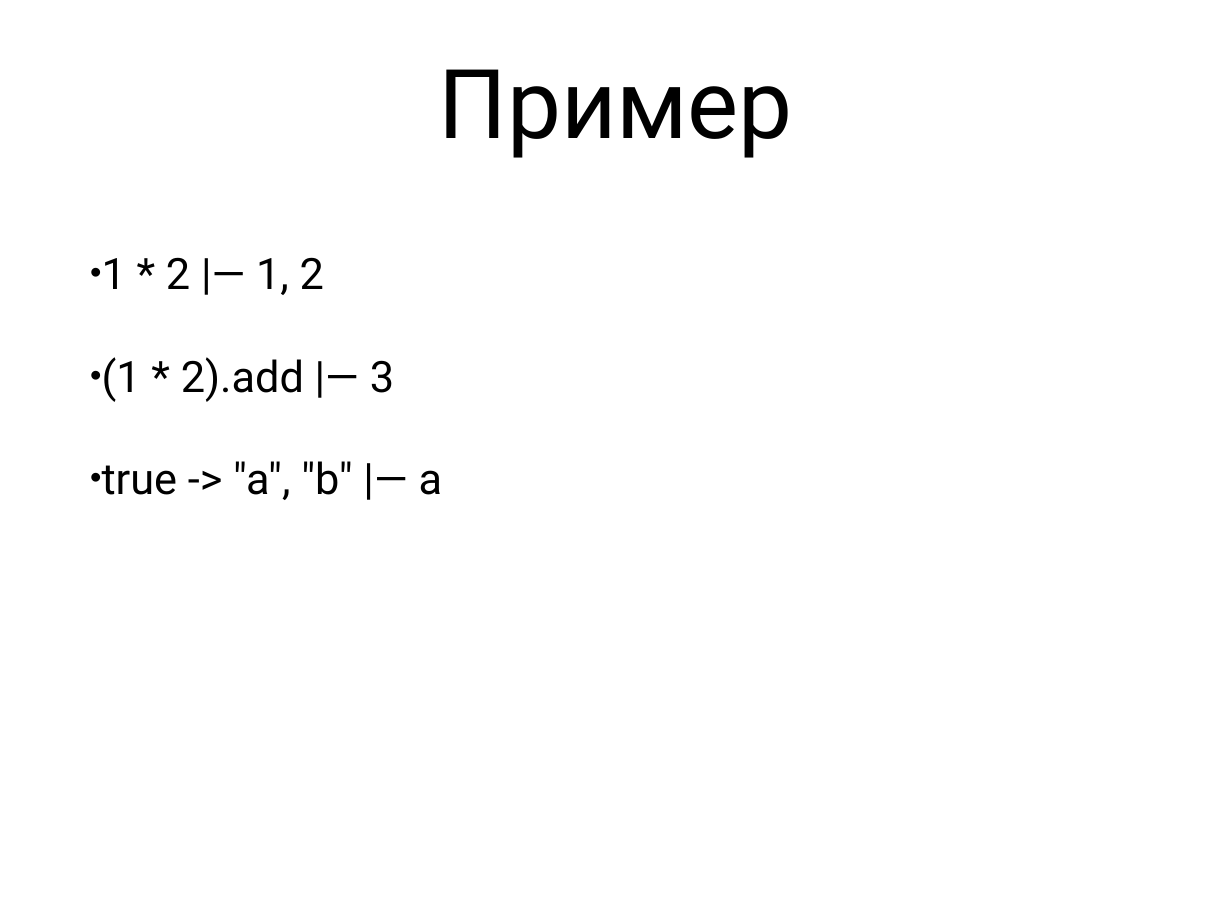
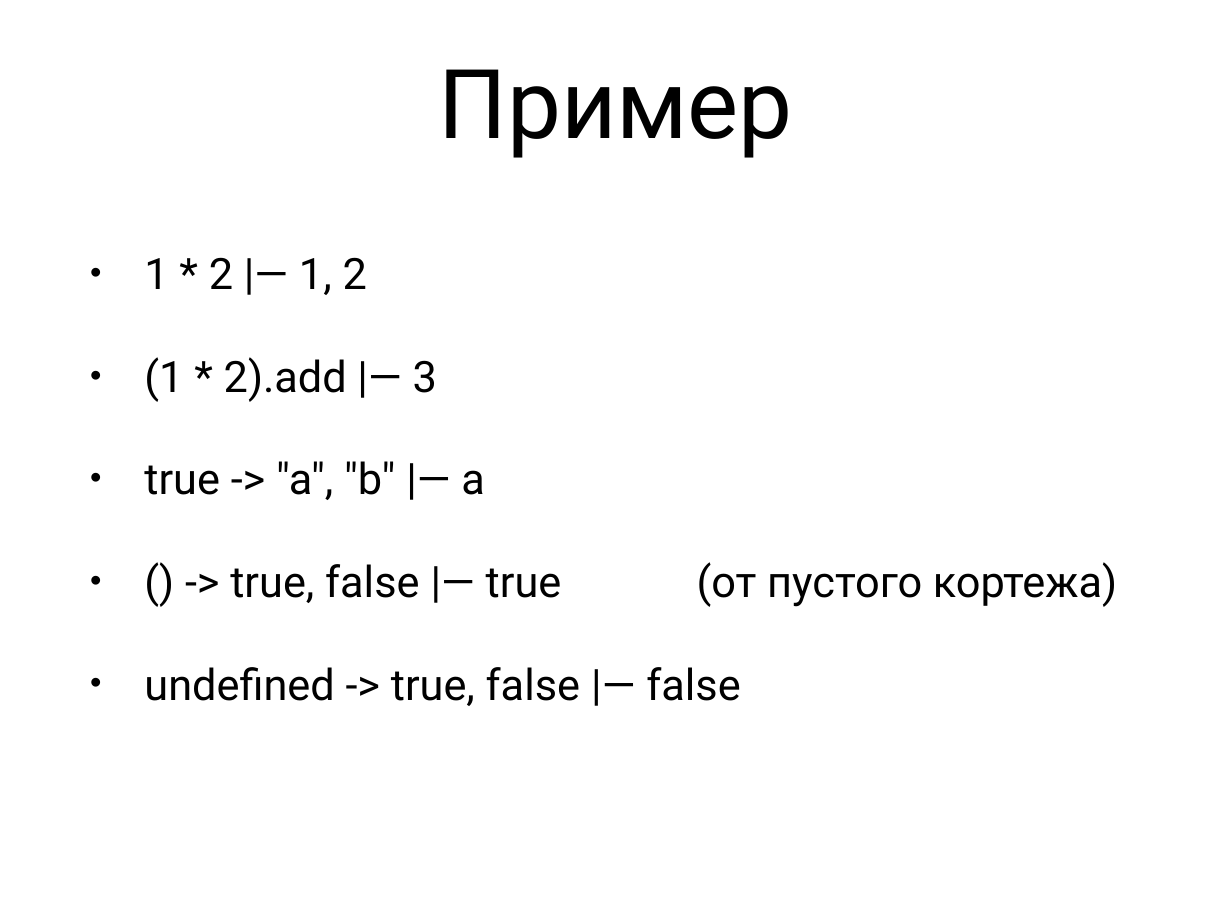
Before and after one commit to Zumisha/Parallel-Programming, a slide deck: slide 12 of Документация/fptl.ppt (slide 13 before the commit). Drawn at 1232x924 pixels with LibreOffice and Linux fonts; fonts in the diff are those of the drawing. Boxes give left, top, right and bottom in pixels: in the first picture for what was removed or moved away, otherwise in the second. Text is boxed around its words. In the diff, an @@ line names an element or a change of style, - is before the commit and + after.

```diff
--- a/Документация/fptl.ppt
+++ b/Документация/fptl.ppt
@@ text at bbox=[144, 257, 485, 500]: indent changed @@
@@ text at bbox=[144, 564, 740, 706]: paragraphs added @@
+• () -> true, false |— true (от пустого кортежа)
+• undefined -> true, false |— false
```
Also in this commit, not shown: 26 other slides changed, 1 slide removed, 1 other file.
